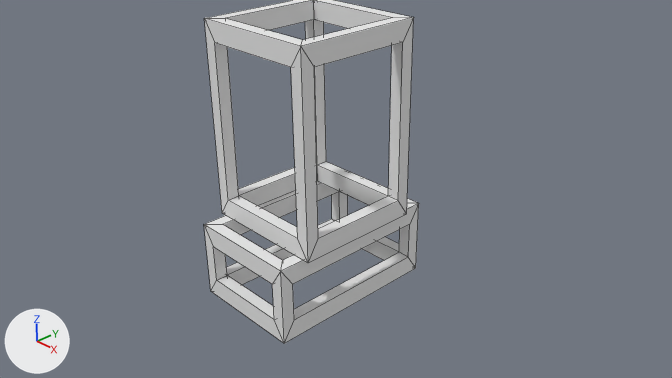
The Blender file Assets/RobotMeshes/TST_Torso.blend as it was, and as the next commit left it.
The view is the same before and after, from the file's camera 'Camera'. Lighting does not change. The marker at lower left points along +X, +Y and +Z. Mesh edges are drawn as thin lines.

Names of what the first picture shows: 'Torso', 'Tread_Shell'.
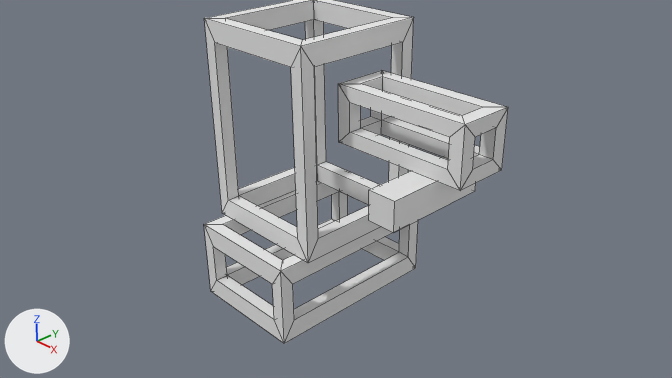
Commit message: added arm and weapon test modles

The edits, one by one:
Mesh me_cube_003 is new.
It is a box spanning x -0.2..0.2, y -1.11..0.39, z -0.4..0.0.
Mesh me_cube_002 is new.
It has 40 vertices, 48 faces and spans x 0.0..2.0, y -0.4..0.4, z -0.4..0.4.
It uses material mat_material (white #e7e7e7).
Object 'WeaponL' (ob_weaponl) is new; it shows me_cube_003.
Its location is (2.45, -0.012, 1.598).
Object 'ArmL' (ob_arml) is new; it shows me_cube_002.
Its location is (1.0, 0.0, 2.0).

Pixel boxes [x1, y1, x2, y2] of what changed, in the pictures (672 x 378 px):
'ArmL', added
    after: [338, 70, 508, 191]
'WeaponL', added
    after: [369, 157, 476, 232]
